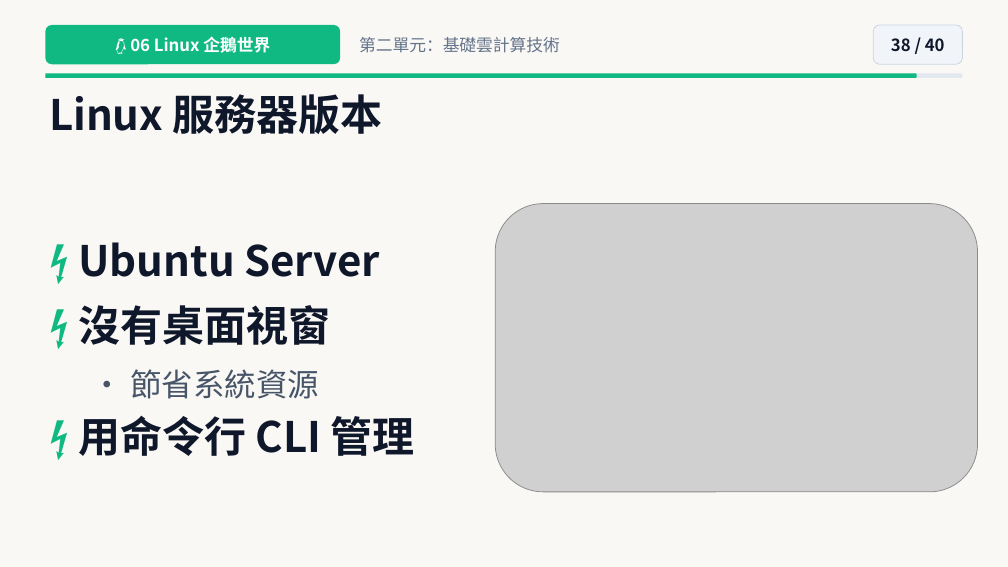
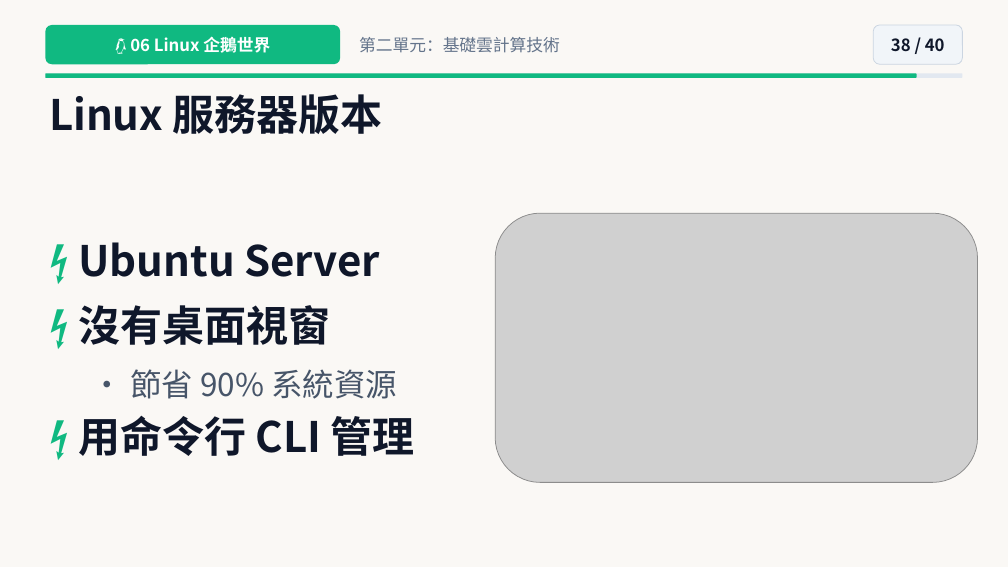
Before and after one commit to joe-ging/seed-cloud-curriculum, a slide deck: slide 38 of downloads/Deck01_Cloud_Level2_NextGen_Pixar_Theme.pptx. Drawn at 1008x567 pixels with LibreOffice and Linux fonts; fonts in the diff are those of the drawing; grey boxes stand for pictures. Boxes give left, top, right and bottom in pixels: in the first picture for what was removed or moved away, otherwise in the second. Text is boxed around its words. In the diff, an @@ line names an element or a change of style, - is before the commit and + after.

```diff
--- a/downloads/Deck01_Cloud_Level2_NextGen_Pixar_Theme.pptx
+++ b/downloads/Deck01_Cloud_Level2_NextGen_Pixar_Theme.pptx
@@ picture: place and size @@
-picture at [495, 203, 978, 492]
+picture at [495, 213, 978, 482]
@@ text at [130, 369, 397, 399]: text changed @@
-• 節省系統資源
+• 節省 90% 系統資源
```
Also in this commit, not shown: 22 other slides changed, 24 other files.
